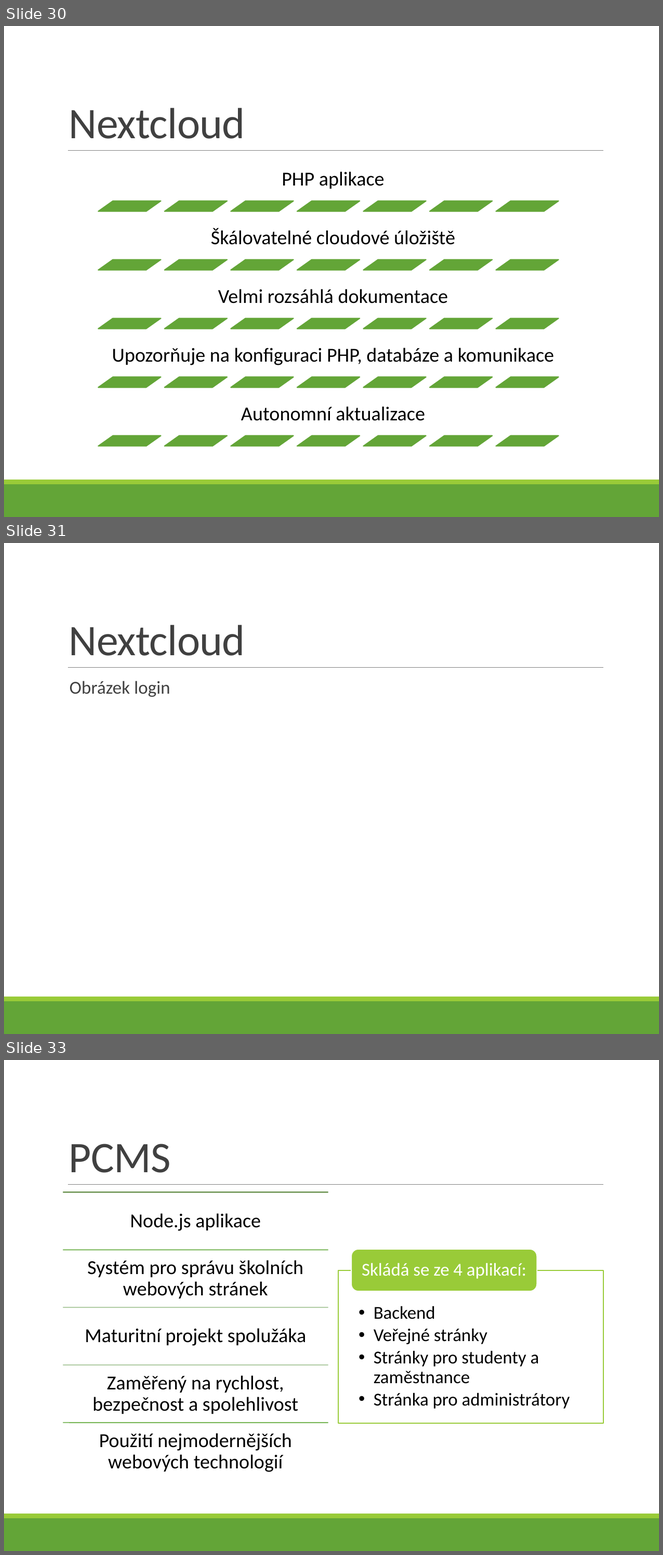
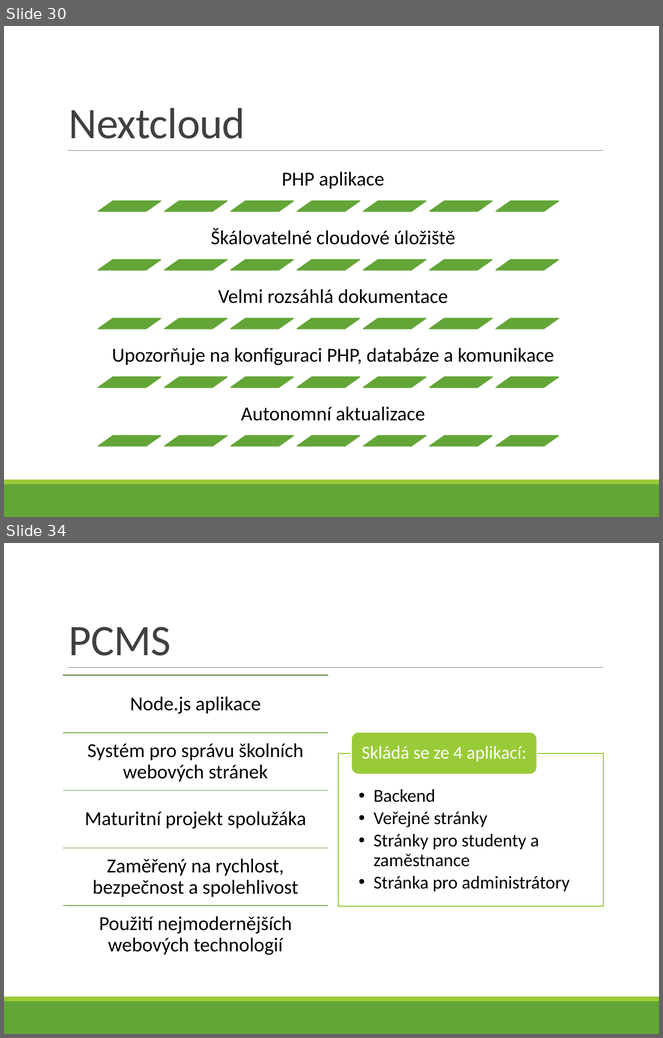
Before and after one commit to bastakka/graduation, a slide deck: Thesis/V4D Bašta Karel - 5 - VMware.pptx. Shown one above the other, each under a label of ours: slides 30, 31 and 33 before the commit, slides 30 and 34 after it; the slides between them are not shown. The pictures are 663x1555 and 663x1038 pixels, drawn with LibreOffice and Linux fonts; fonts in the diff are those of the drawing. Boxes give left, top, right and bottom in pixels: in the first picture for what was removed or moved away, otherwise in the second. Text is boxed around its words. In the diff, an @@ line names an element or a change of style, - is before the commit and + after.

Commit message:
Add Nextcloud images

```diff
--- a/Thesis/V4D Bašta Karel - 5 - VMware.pptx
+++ b/Thesis/V4D Bašta Karel - 5 - VMware.pptx
@@ slide 31 removed at (4,543,659,1034), background #FFFFFF; not listed: 3 template elements that a slide beside it also shows @@
@@ title removed at (69,625,245,656) @@
-Nextcloud
@@ text removed at (70,681,170,697) @@
-  Obrázek login
@@ what was slide 33 is now slide 34 @@
```
Also in this commit, not shown: 6 slides added, 4 other slides removed.
